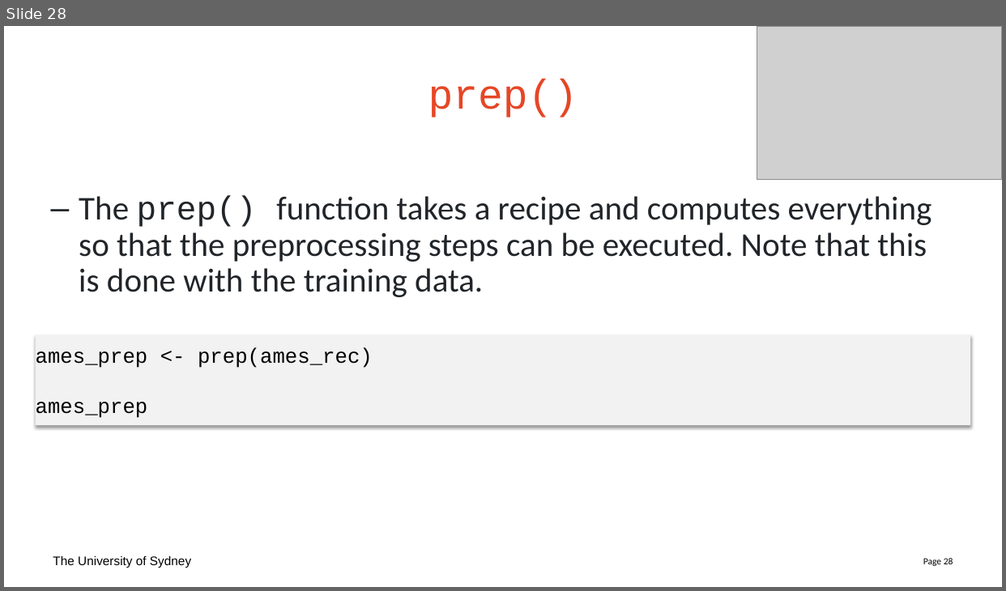
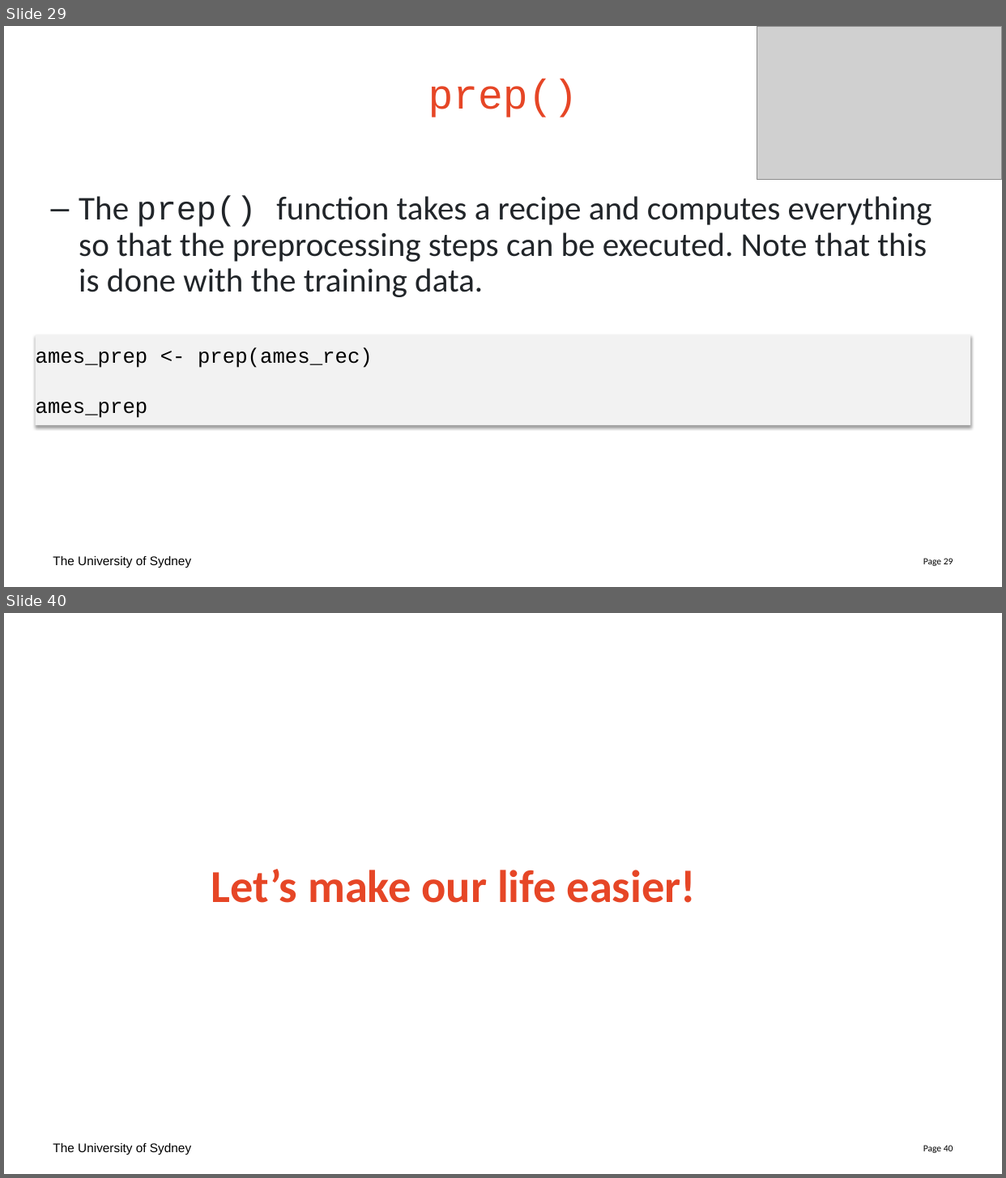
Before and after one commit to Sydney-Informatics-Hub/lessons_mlr_tidymodels, a slide deck: slides/slides.pptx. Shown one above the other, each under a label of ours: slide 28 before the commit, slides 29 and 40 after it; the slides between them are not shown. The pictures are 1006x591 and 1006x1178 pixels, drawn with LibreOffice and Linux fonts; fonts in the diff are those of the drawing; grey boxes stand for pictures; background and template pictures are left out. Boxes give left, top, right and bottom in pixels: in the first picture for what was removed or moved away, otherwise in the second. Text is boxed around its words. In the diff, an @@ line names an element or a change of style, - is before the commit and + after.

```diff
--- a/slides/slides.pptx
+++ b/slides/slides.pptx
@@ slide 40 added at bbox=[4, 613, 1002, 1174], background picture (left out); not listed: 2 template elements that a slide beside it also shows @@
@@ title added at bbox=[211, 869, 696, 903], 44 pt, text #E64626, bold @@
+Let’s make our life easier!
@@ what was slide 28 is now slide 29 @@
@@ page number at bbox=[923, 558, 953, 566]: text changed @@
-Page 28
+Page 29
```
Also in this commit, not shown: 3 slides changed, 15 other slides added, 8 other files.
